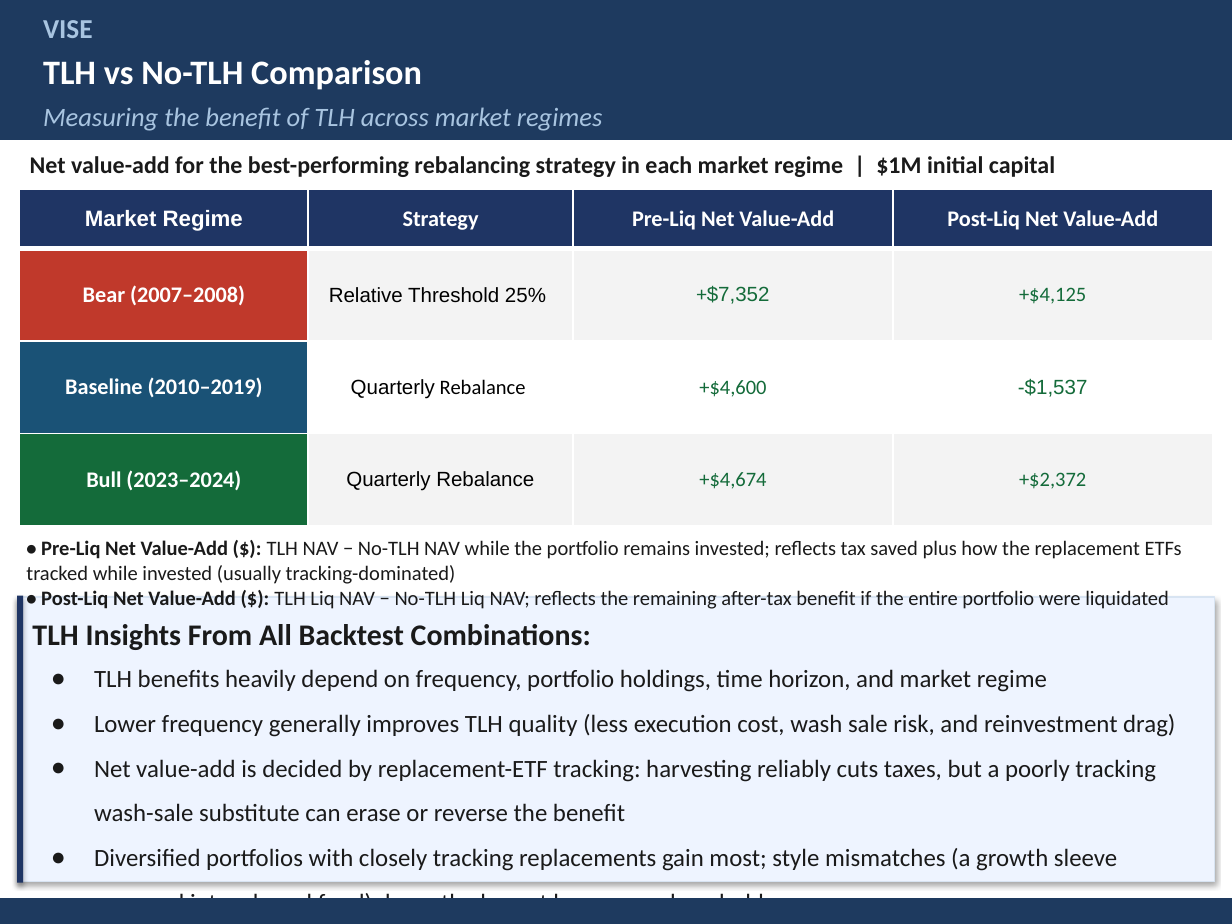
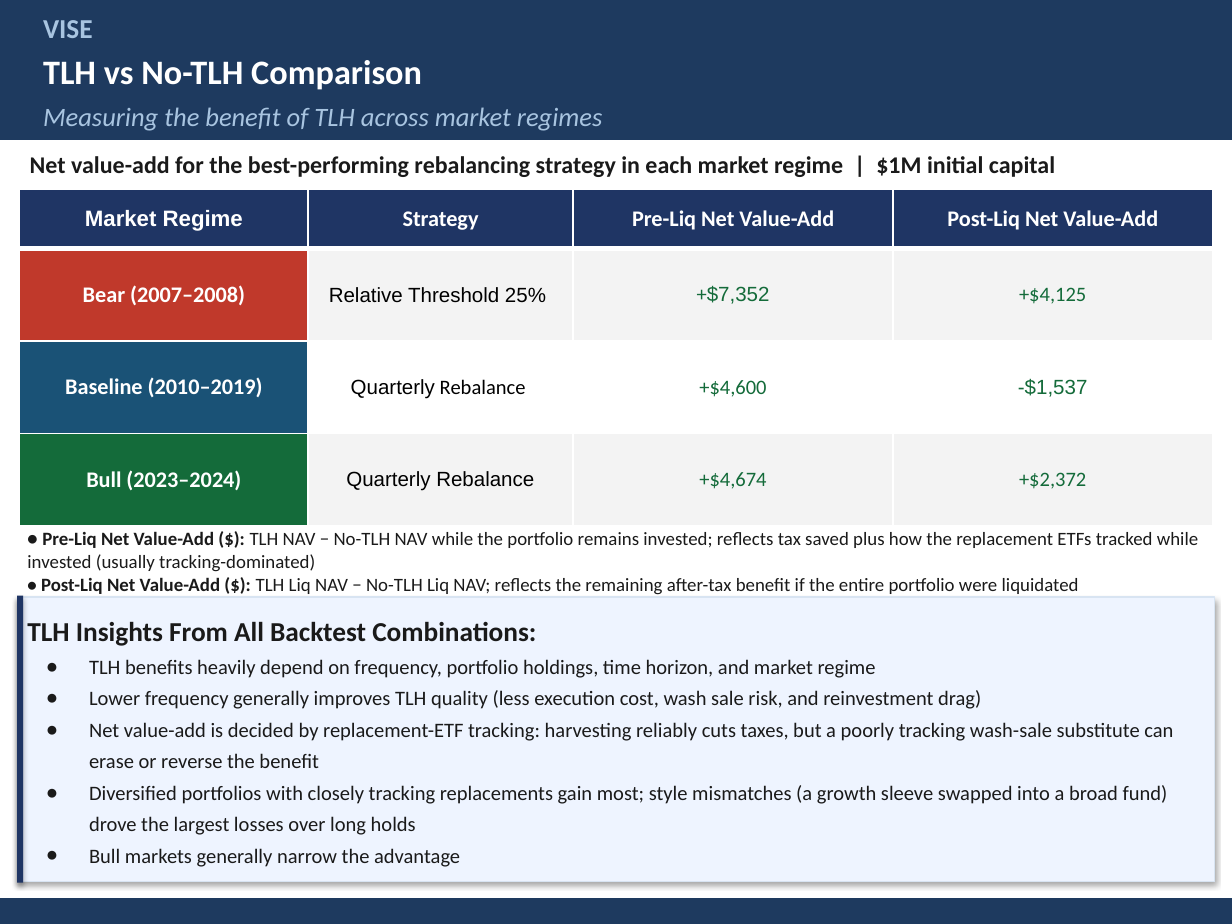
Before and after one commit to NathanArimilli24/portfolio-tlh-optimizer, a slide deck: slide 9 of report/Vise_Presentation_Slides.pptx. Drawn at 1232x924 pixels with LibreOffice and Linux fonts; fonts in the diff are those of the drawing. Boxes give left, top, right and bottom in pixels: in the first picture for what was removed or moved away, otherwise in the second. Text is boxed around its words. In the diff, an @@ line names an element or a change of style, - is before the commit and + after.

Commit message:
Updated Slides

```diff
--- a/report/Vise_Presentation_Slides.pptx
+++ b/report/Vise_Presentation_Slides.pptx
@@ text "• Pre-Liq Net Value-Add ($): ...": place and size @@
-text "• Pre-Liq Net Value-Add ($): ..." at [26,540,1182,609]
+text "• Pre-Liq Net Value-Add ($): ..." at [27,531,1198,595]
@@ text "• Pre-Liq Net Value-Add ($): ..." at [27,531,1198,595]: size 12 to 11 pt @@
@@ text "TLH Insights From All Backtest ..." at [27,621,1173,867]: size 17.5 to 16 pt in "TLH Insights From All Backtest Combinations:"; size 14.5 to 12 pt; line spacing 1.4 to 18.4pt; line spacing 1.5 to 18.4pt @@
```
Also in this commit, not shown: 2 other slides changed, 1 other file.
